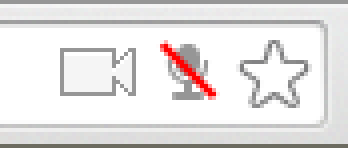
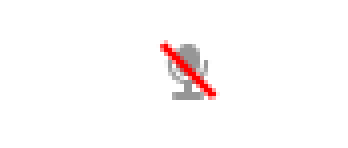
Layered file, before and after one edit (348px x 148px). Changes by layer:
hid "Background" over [0, 0, 348, 148]
